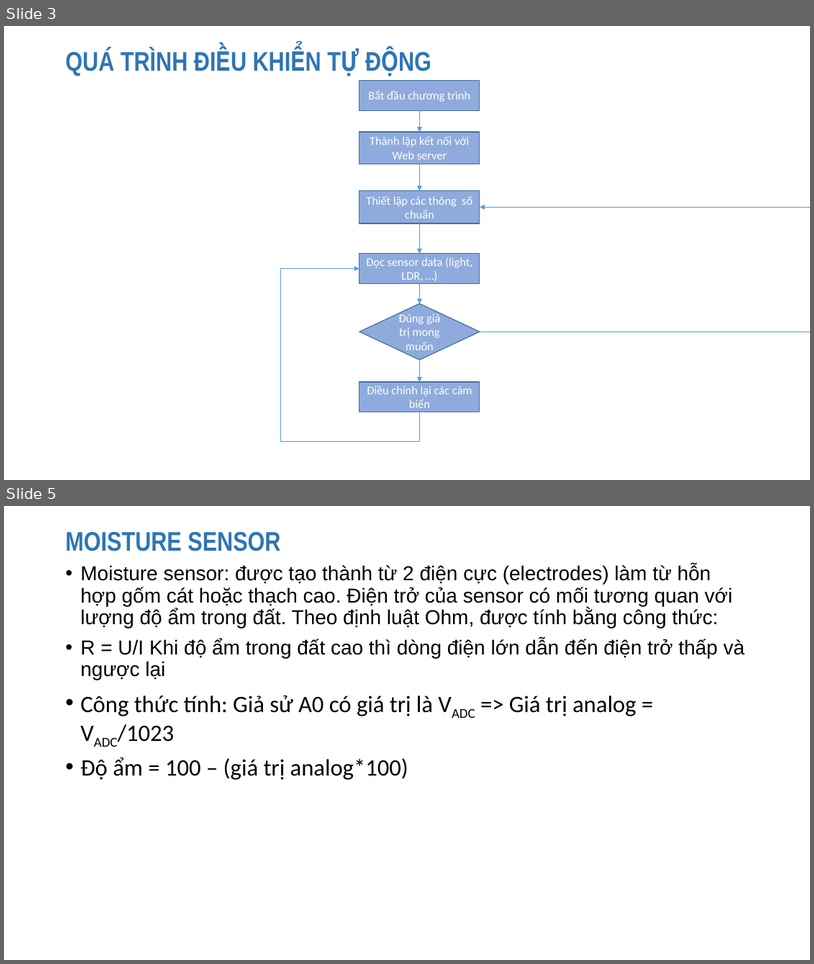
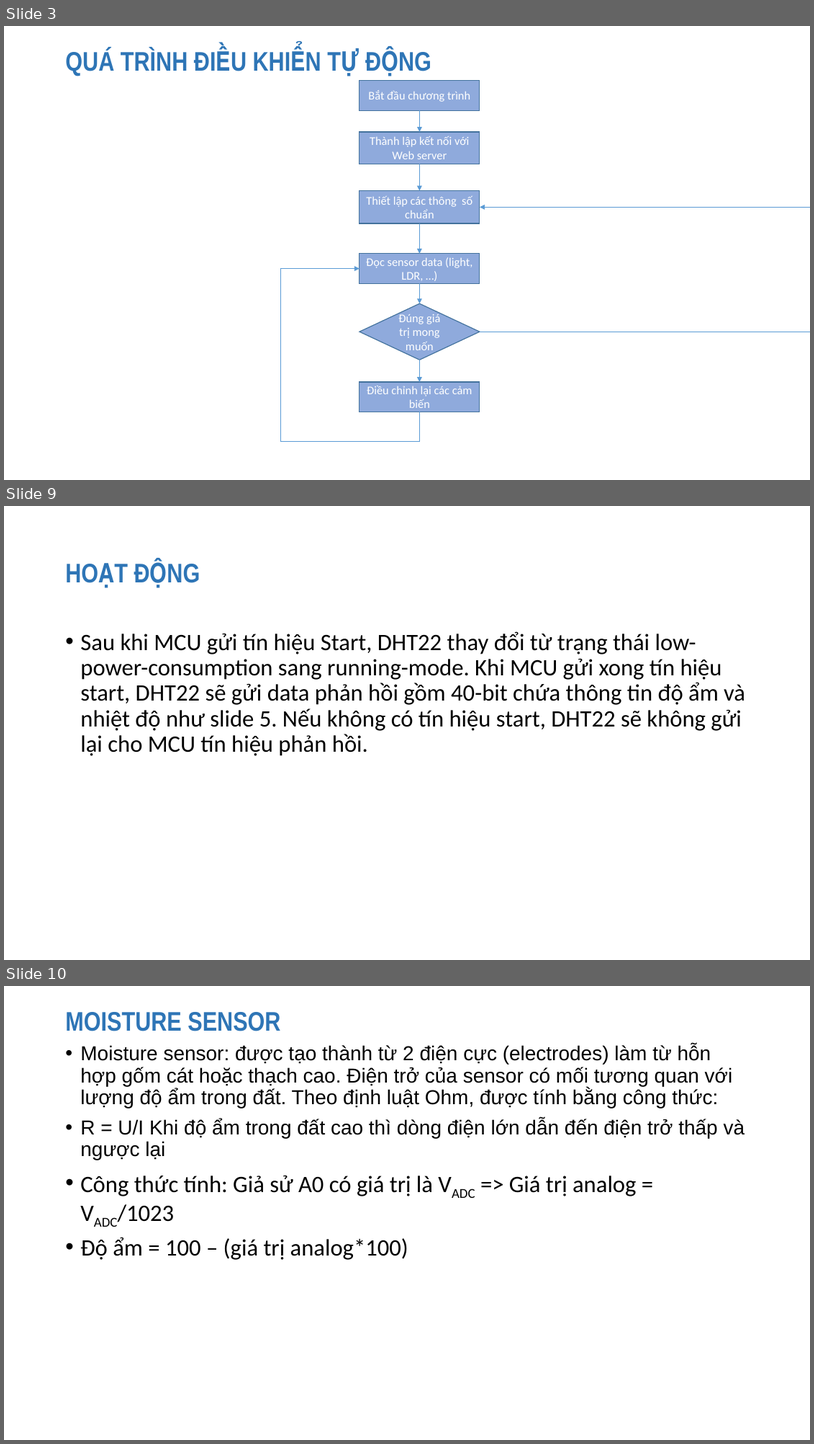
Before and after one commit to tearpolaris/Thesis, a slide deck: Slide/Connetc_IOT.pptx. Shown one above the other, each under a label of ours: slides 3 and 5 before the commit, slides 3, 9 and 10 after it; the slides between them are not shown. The pictures are 814x964 and 814x1444 pixels, drawn with LibreOffice and Linux fonts; fonts in the diff are those of the drawing. Boxes give left, top, right and bottom in pixels: in the first picture for what was removed or moved away, otherwise in the second. Text is boxed around its words. In the diff, an @@ line names an element or a change of style, - is before the commit and + after.

```diff
--- a/Slide/Connetc_IOT.pptx
+++ b/Slide/Connetc_IOT.pptx
@@ slide 9 added at (4,506,810,960), background #FFFFFF @@
@@ title added at (59,530,756,618), 32 pt, text #2E75B6, bold @@
+HOẠT ĐỘNG
@@ text added at (80,631,746,756), 28 pt, text #000000 @@
+• Sau khi MCU gửi tín hiệu Start, DHT22 thay đổi từ trạng thái low-power-consumption sang running-mode. Khi MCU gửi xong tín hiệu start, DHT22 sẽ gửi data phản hồi gồm 40-bit chứa thông tin độ ẩm và nhiệt độ như slide 5. Nếu không có tín hiệu start, DHT22 sẽ không gửi lại cho MCU tín hiệu phản hồi.
@@ what was slide 5 is now slide 10 @@
```
Also in this commit, not shown: 2 slides changed, 4 other slides added, 1 other file.
